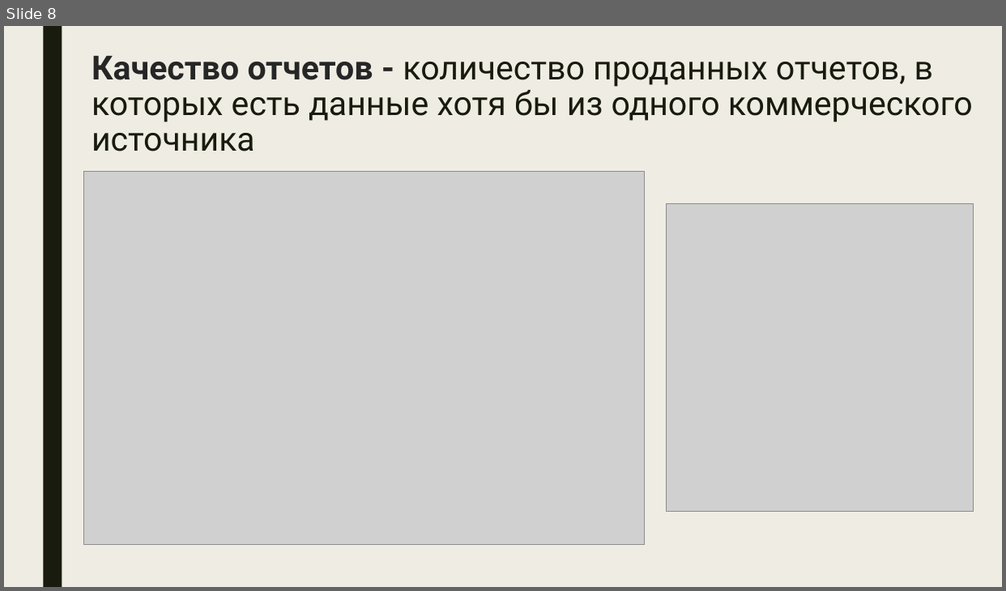
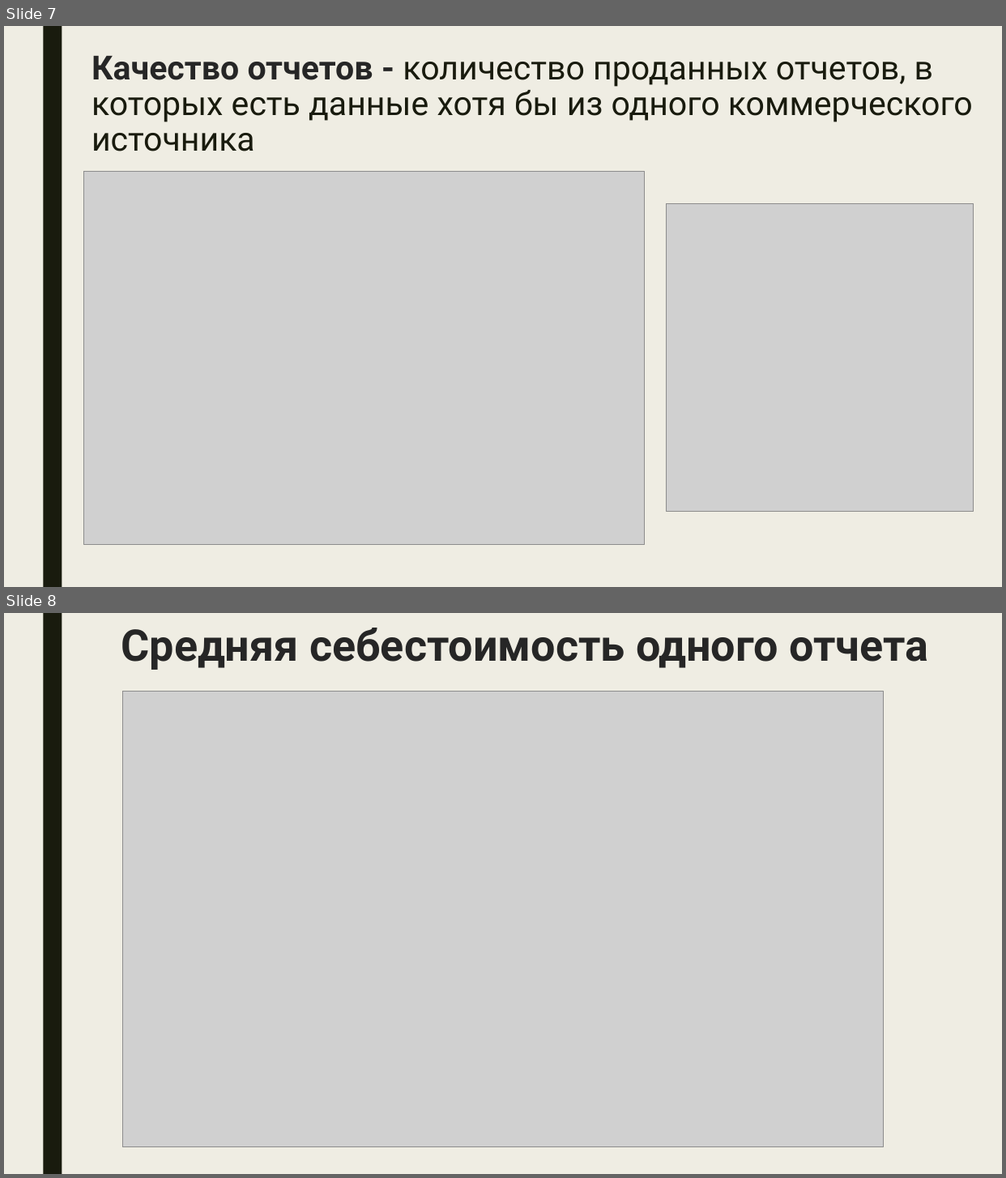
Before and after one commit to IAmSerepok/DataFromVariousSources, a slide deck: speech/presentation.pptx. Shown one above the other, each under a label of ours: slide 8 before the commit, slides 7 and 8 after it. The pictures are 1006x591 and 1006x1178 pixels, drawn with LibreOffice and Linux fonts; fonts in the diff are those of the drawing; grey boxes stand for pictures. Boxes give left, top, right and bottom in pixels: in the first picture for what was removed or moved away, otherwise in the second. Text is boxed around its words. In the diff, an @@ line names an element or a change of style, - is before the commit and + after.

```diff
--- a/speech/presentation.pptx
+++ b/speech/presentation.pptx
@@ slide 8 added at (x1=4, y1=613, x2=1002, y2=1174), background #EFEDE3; not listed: 1 template element that a slide beside it also shows @@
@@ text added at (x1=121, y1=628, x2=928, y2=670), 42 pt, text #262626, bold @@
+Средняя себестоимость одного отчета
@@ picture added at (x1=122, y1=691, x2=884, y2=1148) @@
@@ what was slide 8 is now slide 7 @@
```
Also in this commit, not shown: 2 other slides added, 1 slide removed, 1 other file.
